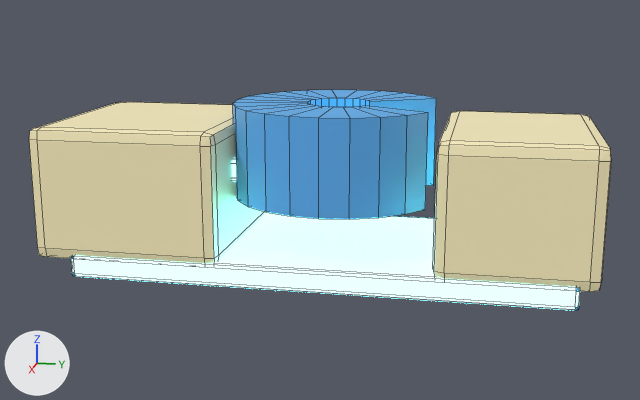
The Blender file viewer/assets/armor-parts/left_boot/source/left_boot.blend, before and after one commit.
The view is the same before and after, from a camera (50 mm lens) standing at (0.472, 0.087, 0.108) and looking at (0.003, -0.007, -0.009). Every picture has the same lights, and +X, +Y and +Z are marked at lower left. The picture after the commit comes second. Mesh edges are drawn as thin lines.

The scene before the commit, as lines of its bpy script (objects in view):
```python
me_armor_left_boot_v001 = bpy.data.meshes.new('armor_left_boot_v001')
me_armor_left_boot_v001.from_pydata(...)  # 276 vertices, 270 faces; spans x -0.058..0.058, y -0.15..0.14, z -0.044..0.045
# faces by material slot: [108, 108, 54]
me_armor_left_boot_v001.materials.append(mat_armor_base_surface)  # beige #fff3c2
me_armor_left_boot_v001.materials.append(mat_armor_accent)  # blue #5cb0f1
me_armor_left_boot_v001.materials.append(mat_armor_emissive)  # cyan #76f4ff, glowing cyan #76f4ff
ob_armor_left_boot_v001 = bpy.data.objects.new('armor_left_boot_v001', me_armor_left_boot_v001)
ob_armor_left_boot_v001.location = (0.0, 0.0, 0.0)
```
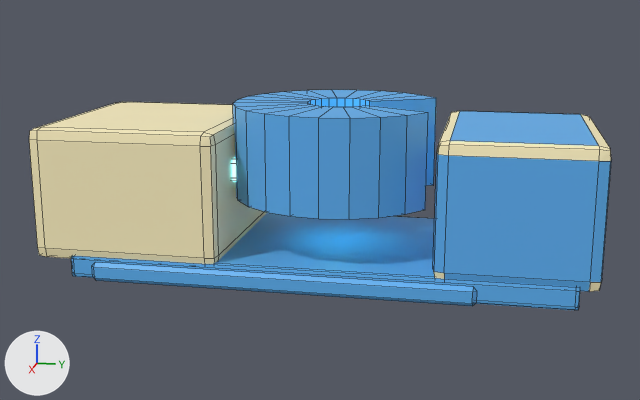
The change, as a list of edits to the scene's bpy script:
```text
Change me_armor_left_boot_v001:
    used by ob_armor_left_boot_v001; location = (0.0, 0.0, 0.0)
    remove me_armor_left_boot_v001.from_pydata(...)  # 276 vertices, 270 faces; spans x -0.058..0.058, y -0.15..0.14, z -0.044..0.045
    add me_armor_left_boot_v001.from_pydata(...)  # 324 vertices, 322 faces; spans x -0.06..0.06, y -0.15..0.14, z -0.045..0.045
    me_armor_left_boot_v001 part 1: a new loose piece of 24 vertices spanning x 0.046..0.06, y -0.118..0.082, z -0.045..-0.035, in mat_armor_accent (blue #5cb0f1)
    me_armor_left_boot_v001 part 2: 16 faces spanning x -0.058..0.058, y 0.06..0.14, z -0.035..0.035 switch from mat_armor_base_surface (beige #fff3c2) to mat_armor_accent (blue #5cb0f1)
    me_armor_left_boot_v001 part 3: 28 faces spanning x -0.058..0.058, y -0.13..0.13, z -0.044..-0.032 switch from mat_armor_emissive (cyan #76f4ff, glowing cyan #76f4ff) to mat_armor_accent (blue #5cb0f1)
    other edits to the shape of me_armor_left_boot_v001 do not show in these pictures
```

Pixel boxes [x1, y1, x2, y2] of what changed, in the pictures (640 x 400 px):
part 1 of me_armor_left_boot_v001, added (blue): after [92, 262, 477, 306]
part 2 of me_armor_left_boot_v001, recoloured (beige to blue): [433, 111, 612, 292] in both
part 3 of me_armor_left_boot_v001, recoloured (darker): [71, 212, 580, 310] in both
